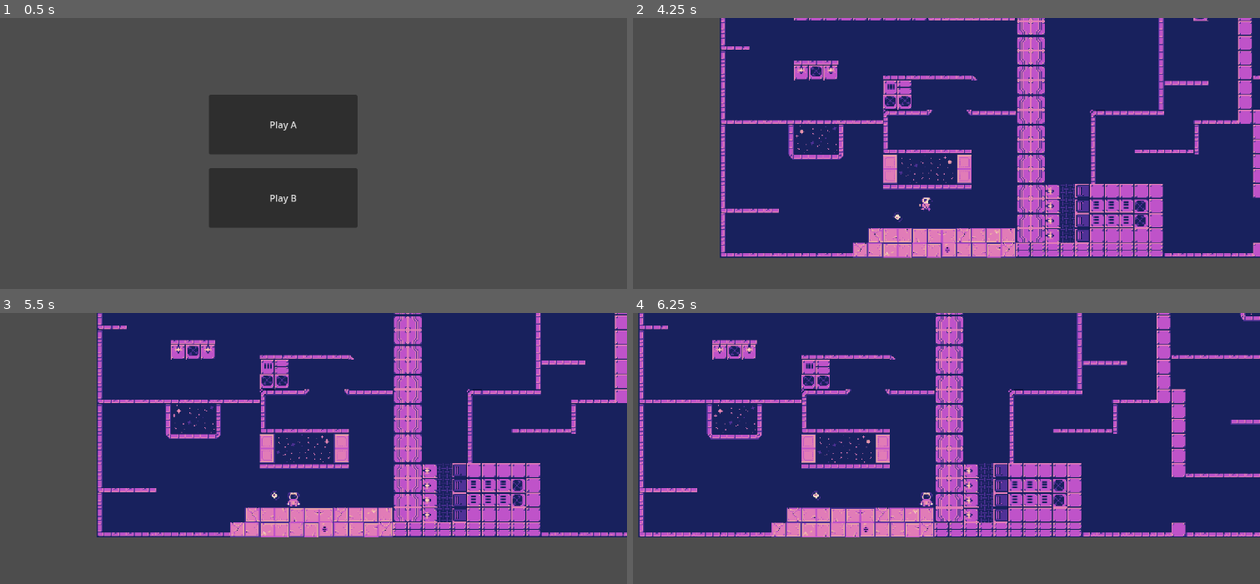
Above: before the commit, frames 1-4 (two rows, left to right).
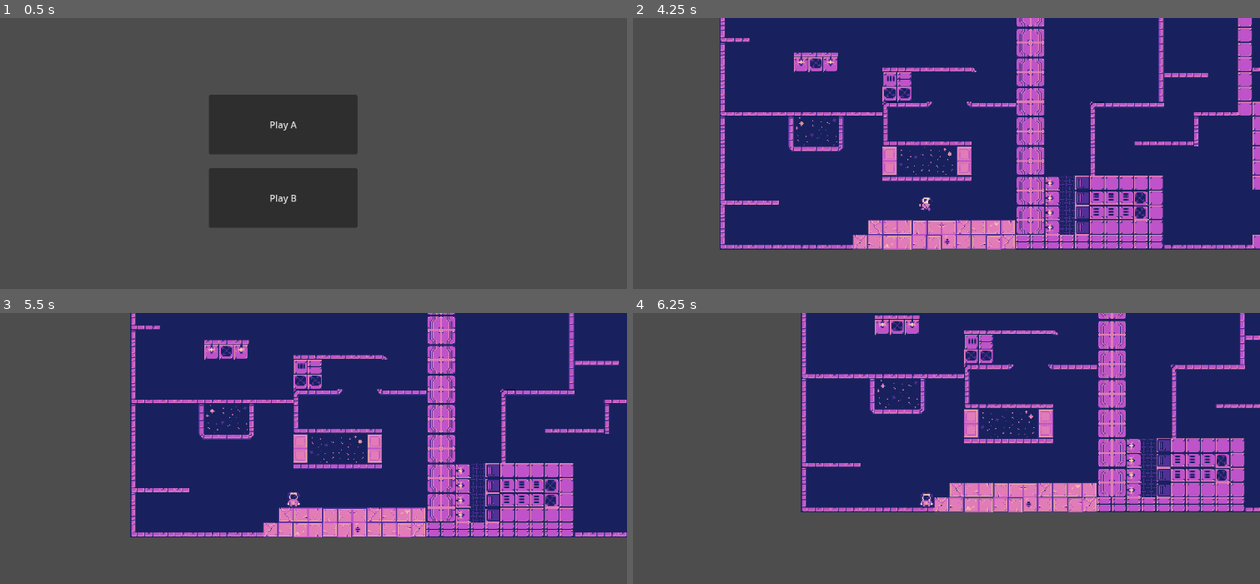
Above: after the commit, the same moments.

Repository: eeroleppalehto/Gravitas
Game: Godot game, scene res://scenes/Main.tscn
Two runs of this game, one before a commit and one after it. Both use one fixed random seed, a clock stepped at 60 frames per second and the inputs below.
Inputs:
- Up to frame 1 (0.5 s): no input
- Up to frame 2 (4.25 s): click "Play A" at 0.5 s; tap Enter (ui_accept) at 1.25, 1.52, 2.27, 3.5, 3.77 s; hold D (ui_right) 1.28-2.78 s; hold A (ui_left) 2.78-3.53 s; hold D (ui_right) from 3.53 s (still down)
- Up to frame 3 (5.5 s): tap Enter (ui_accept) at 4.52, 5.27 s; release D (ui_right) at 5.03 s; hold A (ui_left) from 5.03 s (still down)
- Up to frame 4 (6.25 s): release A (ui_left) at 5.78 s; hold D (ui_right) from 5.78 s (still down)

Frame 1 is identical in both runs. In frame 2, 18% of the frame differs, in the area x 13-100%, y 0-89%; in frame 3, 25%; in frame 4, 50%, in the area x 0-100%, y 0-83%.

Commit message:
removed from enemy mob from map

Diff:
--- a/gravitas/scenes/world_scene_2/world2.tscn
+++ b/gravitas/scenes/world_scene_2/world2.tscn
@@ -1,9 +1,8 @@
-[gd_scene load_steps=9 format=4 uid="uid://dduauht02xu3m"]
+[gd_scene load_steps=8 format=4 uid="uid://dduauht02xu3m"]
 
 [ext_resource type="Script" path="res://scenes/world.gd" id="1_njbdj"]
 [ext_resource type="Texture2D" uid="uid://tdqtu2i0jasr" path="res://Assets/Gravitas_assets/CosmicLilac_Tiles.png" id="2_5kskh"]
 [ext_resource type="PackedScene" uid="uid://cat83wdqdyhlq" path="res://scenes/player.tscn" id="3_fwufl"]
-[ext_resource type="PackedScene" uid="uid://c3gkbeqttnypk" path="res://enemy/enemymob.tscn" id="4_81onj"]
 
 [sub_resource type="TileSetAtlasSource" id="TileSetAtlasSource_0k4mk"]
 texture = ExtResource("2_5kskh")
@@ -296,7 +295,7 @@
 script = ExtResource("1_njbdj")
 
 [node name="TileMapLayer2" type="TileMapLayer" parent="."]
-tile_map_data = PackedByteArray("AADo//H/AAAEAAMAAADo//L/AAA …(24448 unchanged characters)… EAAIAABD9/wQAAAAEAAIAACD9/wUAAAAEAAIAAADT/x4AAAAEAAIAAAD8//H/AAACAAEAAAD9//H/AAACAAEAAADs/wQAAAA …(539 unchanged characters)…
+tile_map_data = PackedByteArray("AADo//H/AAAEAAMAAADo//L/AAA …(24448 unchanged characters)… EAAIAABD9/wQAAAAEAAIAACD9/wUAAAAEAAIAAAD8//H/AAACAAEAAAD9//H/AAACAAEAAADs/wQAAAA …(539 unchanged characters)…
 tile_set = SubResource("TileSet_7u33e")
 
 [node name="TileMapLayer" type="TileMapLayer" parent="."]
@@ -307,6 +306,3 @@
 
 [node name="Player" parent="player" instance=ExtResource("3_fwufl")]
 position = Vector2(-96, -4)
-
-[node name="CharacterBody2D" parent="." instance=ExtResource("4_81onj")]
-position = Vector2(-189, 222)
